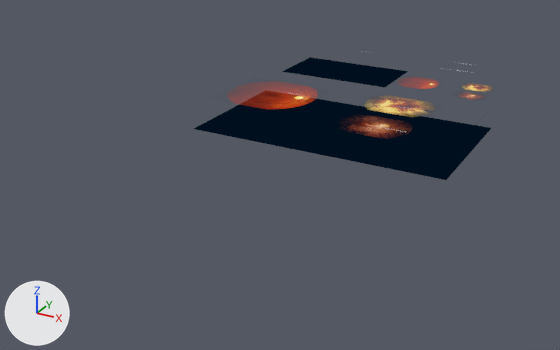
Renders of the Blender file Assets/Objects/3D Objects.blend from each side of a commit.
One viewpoint serves both versions: a camera (50 mm lens) standing at (6.08, -13.72, 5.26) and looking at (-0.76, -1.28, -0.96). Arrows for +X, +Y and +Z are at lower left; the lights stay in place. The first picture is the older version.

The scene before the commit, as lines of its bpy script (objects in view):
```python
me_2dslide = bpy.data.meshes.new('2DSlide')
me_2dslide.from_pydata(...)  # 4 vertices, 1 face; spans x -2.67..2.67, y -1.5..1.5, z 0.0
me_2dslide.materials.append(mat_slide)
me_3dslide = bpy.data.meshes.new('3DSlide')
me_3dslide.from_pydata(...)  # 12 vertices, 3 faces; spans x -2.67..2.67, y -1.5..1.5, z -0.25..0.25
me_3dslide.materials.append(mat_slide)
ob_2d_slide = bpy.data.objects.new('2D Slide', me_2dslide)
ob_2d_slide.location = (0.0, 3.79, 0.0)
_m = ob_2d_slide.modifiers.new('Subdivision', 'SUBSURF')
_m.subdivision_type = 'SIMPLE'
_m = ob_2d_slide.modifiers.new('Triangulate', 'TRIANGULATE')
_m.quad_method = 'FIXED'
_m.ngon_method = 'CLIP'
_m.keep_custom_normals = True
ob_3dslide = bpy.data.objects.new('3DSlide', me_3dslide)
ob_3dslide.location = (0.0, 0.0, 0.0)
_m = ob_3dslide.modifiers.new('Subdivision', 'SUBSURF')
_m.subdivision_type = 'SIMPLE'
_m = ob_3dslide.modifiers.new('Triangulate', 'TRIANGULATE')
_m.quad_method = 'FIXED'
_m.ngon_method = 'CLIP'
_m.keep_custom_normals = True
```
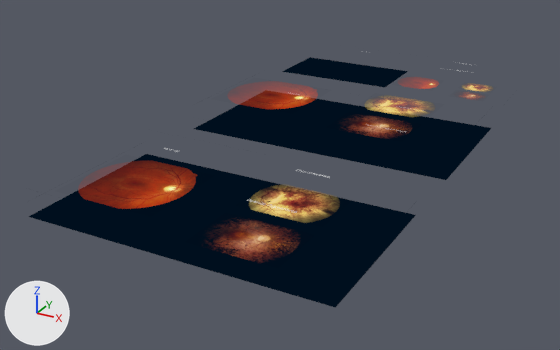
The change, as a list of edits to the scene's bpy script:
```text
Add me_3dslideb:
    me_3dslideb.from_pydata(...)  # 12 vertices, 3 faces; spans x -2.67..2.67, y -1.5..1.5, z -0.25..0.25
    me_3dslideb.materials.append(mat_slide)
Add ob_3dslideb:
    ob_3dslideb = bpy.data.objects.new('3DSlideB', me_3dslideb)
    ob_3dslideb.location = (0.0, -4.54, 0.0)
    _m = ob_3dslideb.modifiers.new('Subdivision', 'SUBSURF')
    _m.subdivision_type = 'SIMPLE'
    _m = ob_3dslideb.modifiers.new('Triangulate', 'TRIANGULATE')
    _m.quad_method = 'FIXED'
    _m.ngon_method = 'CLIP'
    _m.keep_custom_normals = True
```

Pixel boxes [x1, y1, x2, y2] of what changed, in the pictures (560 x 350 px):
'3DSlideB', added: after [28, 148, 416, 308]
